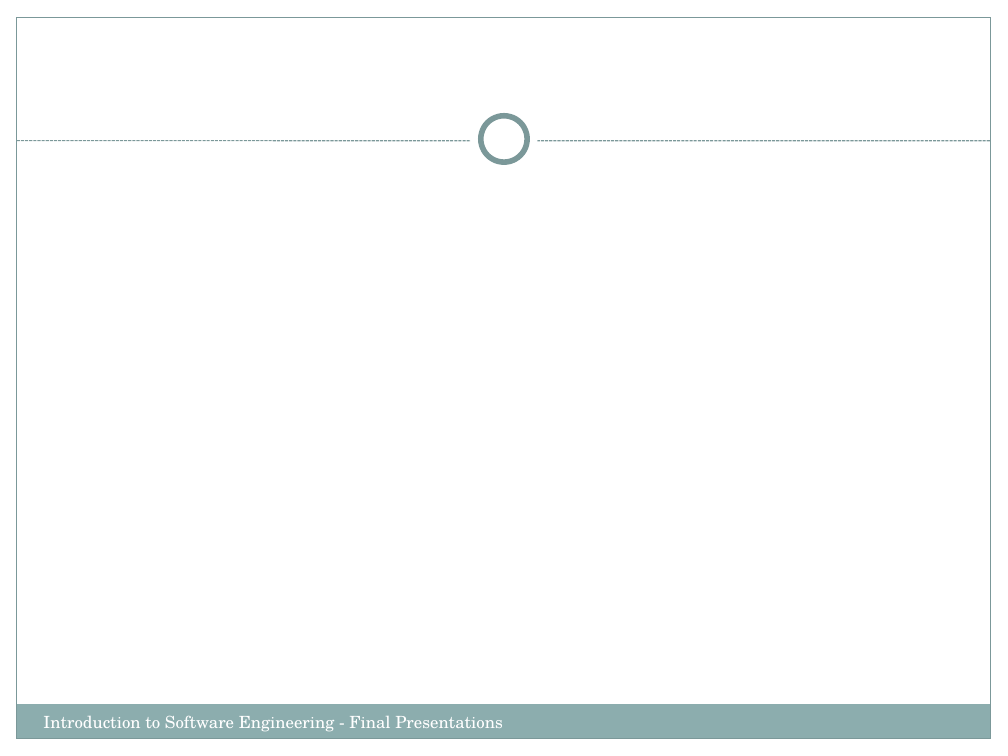
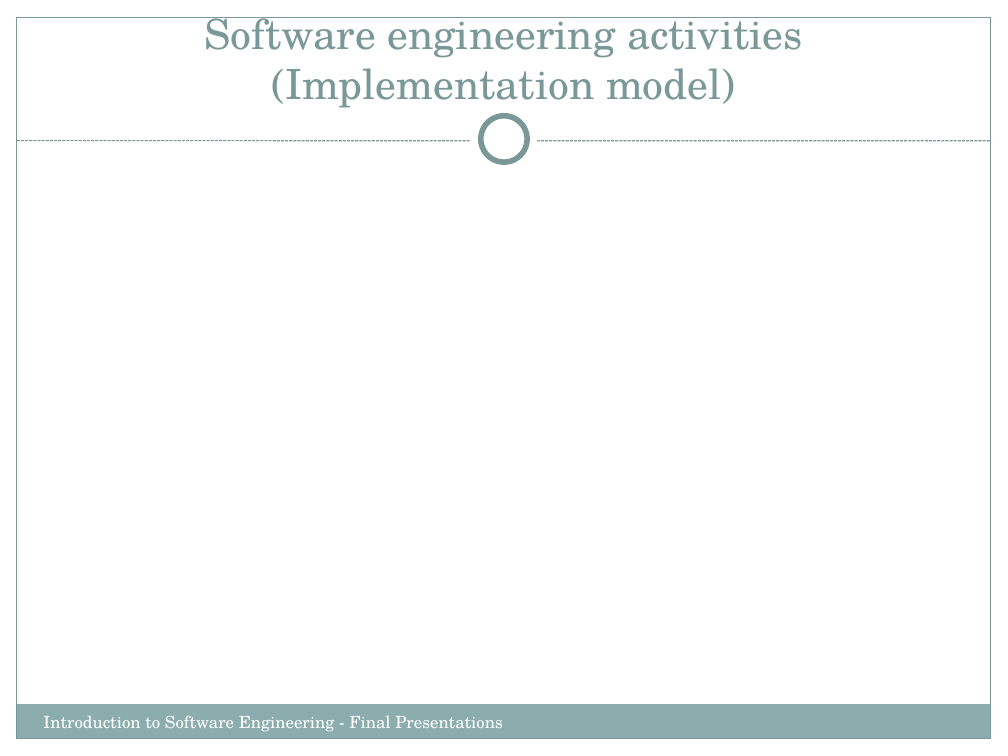
Before and after one commit to Cyber-Punk-REAS/the_project, a slide deck: slide 10 of IntroSWEng.FinalPresentations.pptx (slide 8 before the commit). Drawn at 1008x756 pixels with LibreOffice and Linux fonts; fonts in the diff are those of the drawing. Boxes give left, top, right and bottom in pixels: in the first picture for what was removed or moved away, otherwise in the second. Text is boxed around its words. In the diff, an @@ line names an element or a change of style, - is before the commit and + after.

```diff
--- a/IntroSWEng.FinalPresentations.pptx
+++ b/IntroSWEng.FinalPresentations.pptx
@@ title added at [204, 17, 803, 108], 29.7 pt, text #7C999A @@
+Software engineering activities
+(Implementation model)
```
Also in this commit, not shown: 10 other slides changed, 2 slides added.
